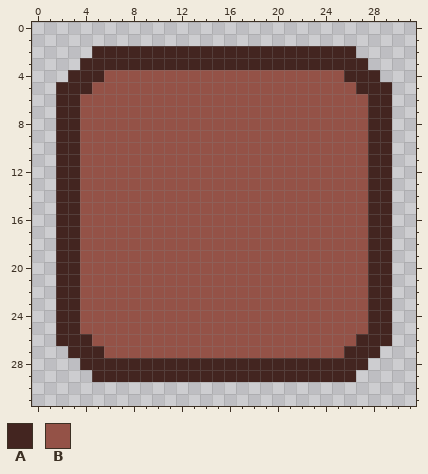
A pixel-art file gets an edit: code/Entities/Player/Inventory/Items/Trinkets & Recipes/Misc Slot/MiscSlot.aseprite. This is how it looked before the edit.
32x32 pixels, 1 frame.
Palette (. is transparent): A #432520  B #945247
Pixels before, first column x 2:
 2 ...AAAAAAAAAAAAAAAAAAAAAA...
 3 ..AAAAAAAAAAAAAAAAAAAAAAAA..
 4 .AAABBBBBBBBBBBBBBBBBBBBAAA.
 5 AAABBBBBBBBBBBBBBBBBBBBBBAAA
 6 AABBBBBBBBBBBBBBBBBBBBBBBBAA
 7 AABBBBBBBBBBBBBBBBBBBBBBBBAA
 8 AABBBBBBBBBBBBBBBBBBBBBBBBAA
 9 AABBBBBBBBBBBBBBBBBBBBBBBBAA
10 AABBBBBBBBBBBBBBBBBBBBBBBBAA
11 AABBBBBBBBBBBBBBBBBBBBBBBBAA
12 AABBBBBBBBBBBBBBBBBBBBBBBBAA
13 AABBBBBBBBBBBBBBBBBBBBBBBBAA
14 AABBBBBBBBBBBBBBBBBBBBBBBBAA
15 AABBBBBBBBBBBBBBBBBBBBBBBBAA
16 AABBBBBBBBBBBBBBBBBBBBBBBBAA
17 AABBBBBBBBBBBBBBBBBBBBBBBBAA
18 AABBBBBBBBBBBBBBBBBBBBBBBBAA
19 AABBBBBBBBBBBBBBBBBBBBBBBBAA
20 AABBBBBBBBBBBBBBBBBBBBBBBBAA
21 AABBBBBBBBBBBBBBBBBBBBBBBBAA
22 AABBBBBBBBBBBBBBBBBBBBBBBBAA
23 AABBBBBBBBBBBBBBBBBBBBBBBBAA
24 AABBBBBBBBBBBBBBBBBBBBBBBBAA
25 AABBBBBBBBBBBBBBBBBBBBBBBBAA
26 AAABBBBBBBBBBBBBBBBBBBBBBAAA
27 .AAABBBBBBBBBBBBBBBBBBBBAAA.
28 ..AAAAAAAAAAAAAAAAAAAAAAAA..
29 ...AAAAAAAAAAAAAAAAAAAAAA...
And afterwards:
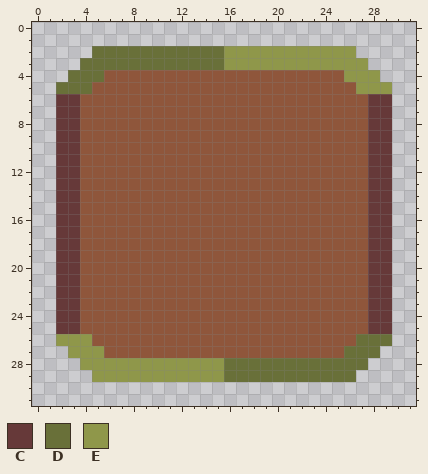
Colours new in this view: C #663939  D #697039  E #8f974a
Changes in this commit:
colour B: #945247 -> #8f563b
y 2: x 5..26 AAAAAAAAAAAAAAAAAAAAAA -> DDDDDDDDDDDEEEEEEEEEEE
y 3: x 4..27 AAAAAAAAAAAAAAAAAAAAAAAA -> DDDDDDDDDDDDEEEEEEEEEEEE
y 4: x 3..5 AAA -> DDD; x 26..28 AAA -> EEE
y 5: x 2..4 AAA -> DDD; x 27..29 AAA -> EEE
y 6..25: x 2..3 AA -> CC; x 28..29 AA -> CC
y 26: x 2..4 AAA -> EEE; x 27..29 AAA -> DDD
y 27: x 3..5 AAA -> EEE; x 26..28 AAA -> DDD
y 28: x 4..27 AAAAAAAAAAAAAAAAAAAAAAAA -> EEEEEEEEEEEEDDDDDDDDDDDD
y 29: x 5..26 AAAAAAAAAAAAAAAAAAAAAA -> EEEEEEEEEEEDDDDDDDDDDD
Changed places in both pictures, as pixel boxes (x1, y1, x2, y2):
changed: (56, 46, 392, 382)
